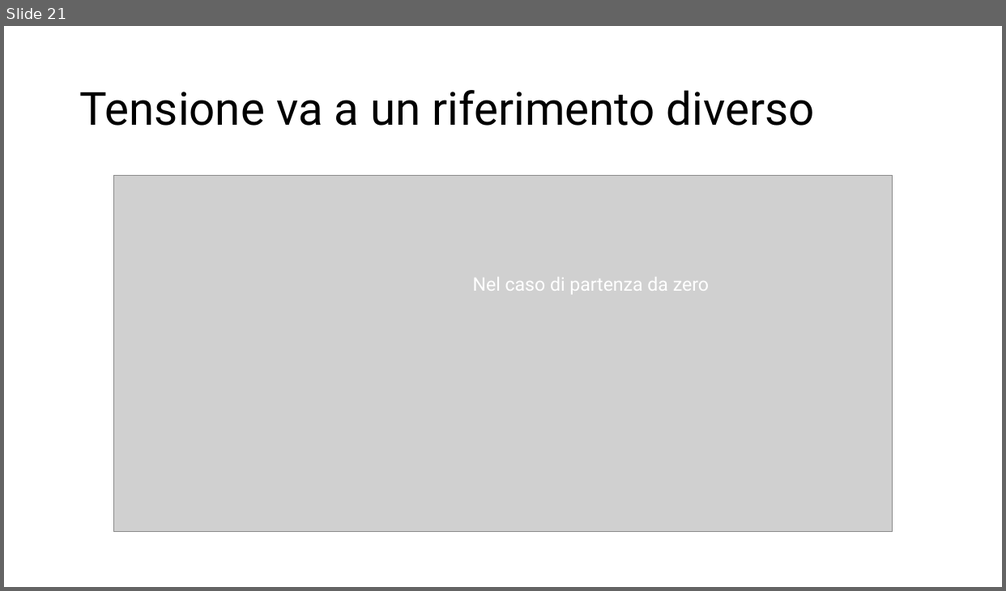
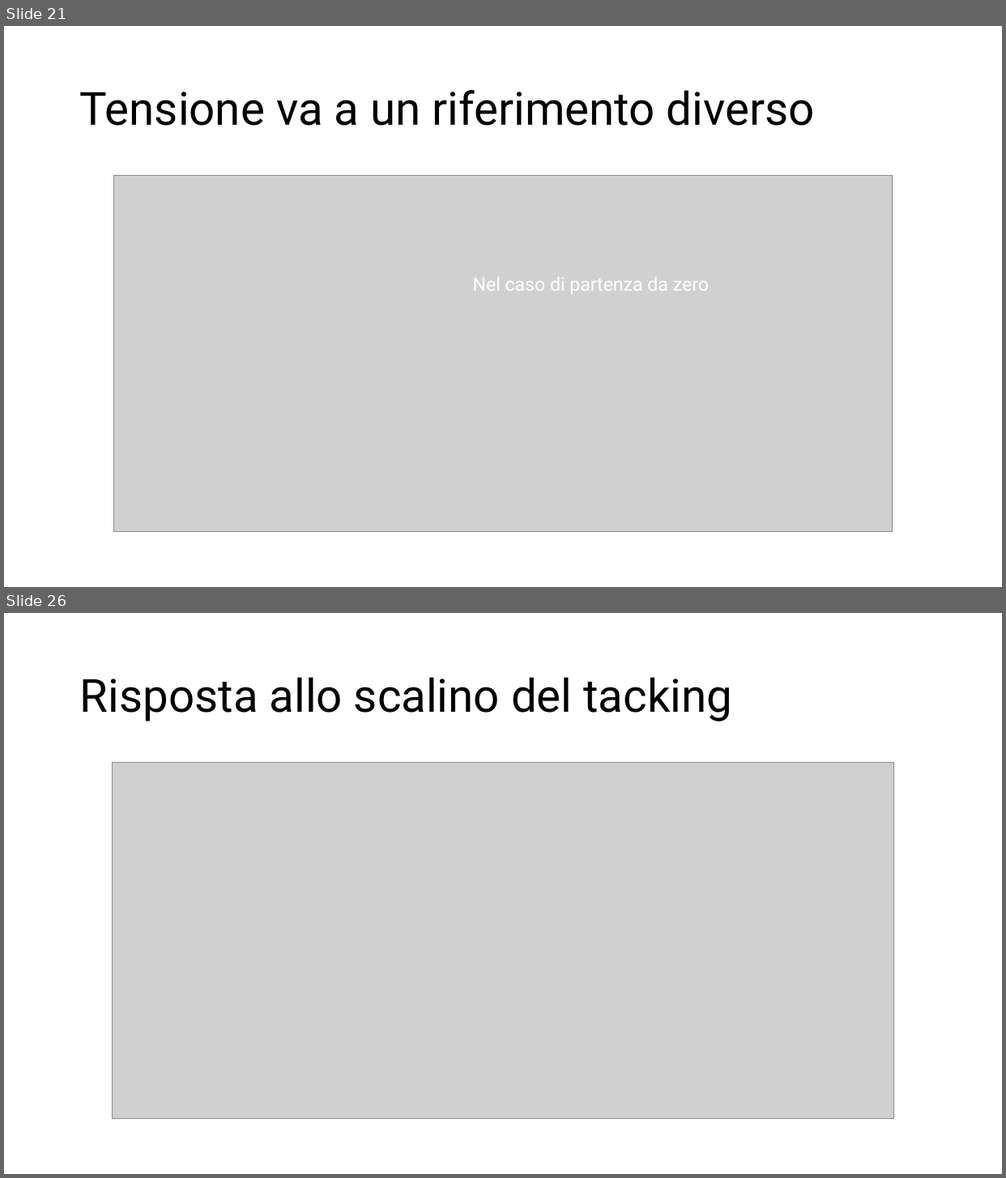
Before and after one commit to RiccardoOrlandi/Automation-Lab, a slide deck: Poli per caso/midterm presentazione/Controllo in cascata chiaro.pptx. Shown one above the other, each under a label of ours: slide 21 before the commit, slides 21 and 26 after it; the slides between them are not shown. The pictures are 1006x591 and 1006x1178 pixels, drawn with LibreOffice and Linux fonts; fonts in the diff are those of the drawing; grey boxes stand for pictures. Boxes give left, top, right and bottom in pixels: in the first picture for what was removed or moved away, otherwise in the second. Text is boxed around its words. In the diff, an @@ line names an element or a change of style, - is before the commit and + after.

```diff
--- a/Poli per caso/midterm presentazione/Controllo in cascata chiaro.pptx
+++ b/Poli per caso/midterm presentazione/Controllo in cascata chiaro.pptx
@@ slide 26 added at [4, 613, 1002, 1174], background #FFFFFF @@
@@ title added at [80, 677, 732, 722], 44 pt, text #000000 @@
+Risposta allo scalino del tacking
@@ picture added at [112, 763, 894, 1119] @@
```
Also in this commit, not shown: 5 other slides added, 1 slide removed, 3 other files.
